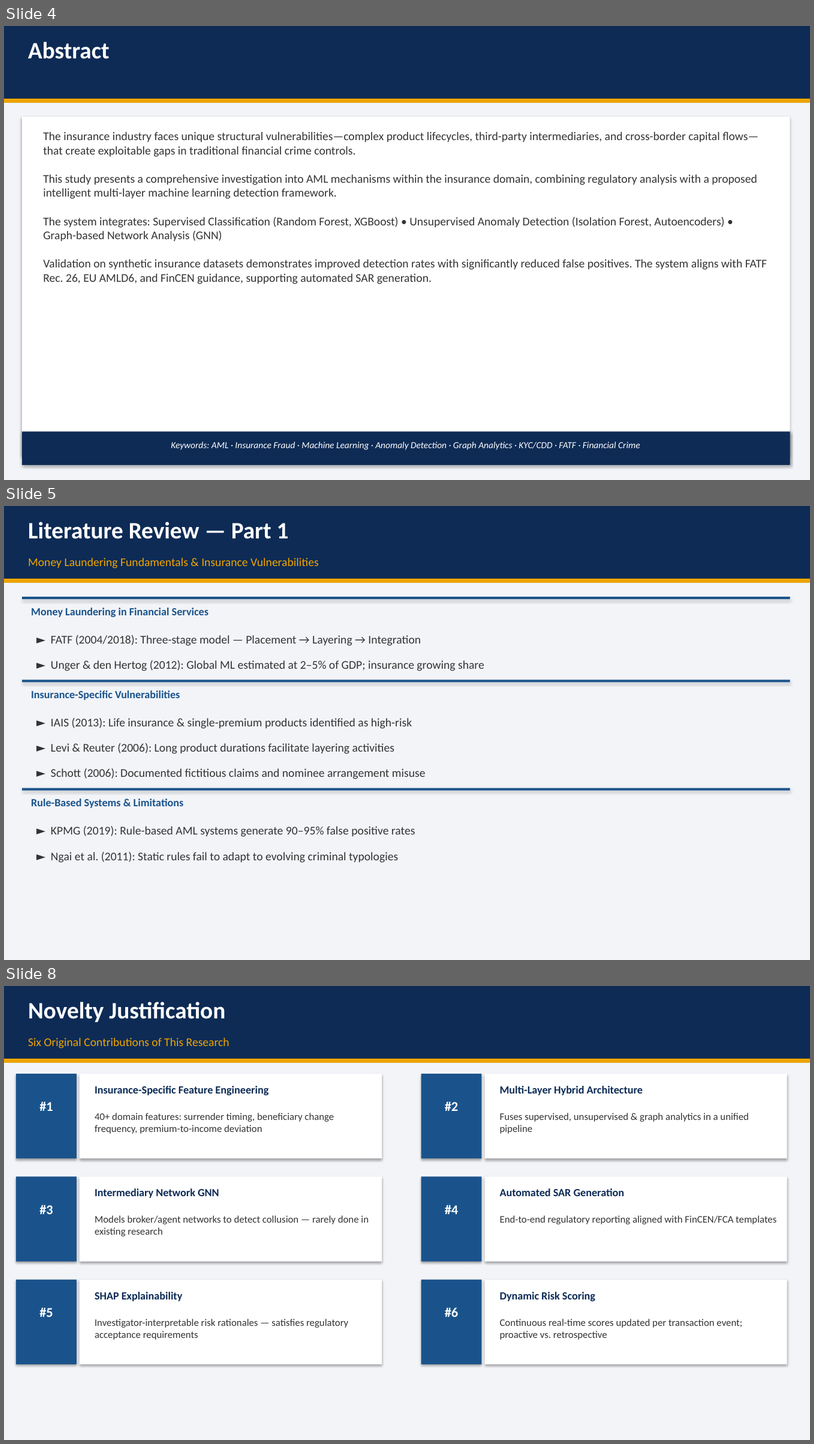
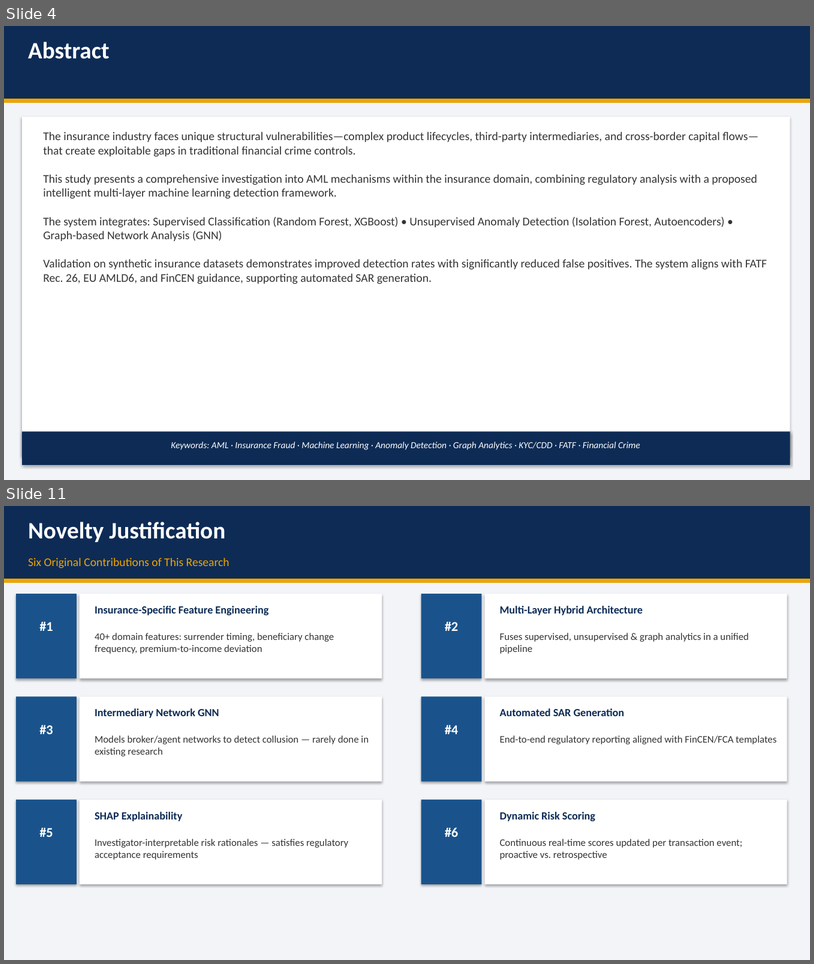
Before and after one commit to senthilsundars/hello-world, a slide deck: AML_Insurance_Presentation.pptx. Shown one above the other, each under a label of ours: slides 4, 5 and 8 before the commit, slides 4 and 11 after it; the slides between them are not shown. The pictures are 814x1444 and 814x964 pixels, drawn with LibreOffice and Linux fonts; fonts in the diff are those of the drawing. Boxes give left, top, right and bottom in pixels: in the first picture for what was removed or moved away, otherwise in the second. Text is boxed around its words. In the diff, an @@ line names an element or a change of style, - is before the commit and + after.

```diff
--- a/AML_Insurance_Presentation.pptx
+++ b/AML_Insurance_Presentation.pptx
@@ slide 5 removed at bbox=[4, 506, 810, 960], background #FFFFFF @@
@@ rectangle removed at bbox=[4, 506, 810, 579] @@
@@ text removed at bbox=[28, 522, 289, 539] @@
-Literature Review — Part 1
@@ text removed at bbox=[28, 558, 319, 568] @@
-Money Laundering Fundamentals & Insurance Vulnerabilities
@@ rectangle removed at bbox=[4, 579, 810, 583] @@
@@ rectangle removed at bbox=[4, 583, 810, 960] @@
@@ rectangle removed at bbox=[22, 597, 791, 599] @@
@@ text removed at bbox=[31, 607, 209, 617] @@
-Money Laundering in Financial Services
@@ text removed at bbox=[51, 635, 421, 646] @@
-► FATF (2004/2018): Three-stage model — Placement → Layering → Integration
@@ text removed at bbox=[51, 660, 485, 671] @@
-► Unger & den Hertog (2012): Global ML estimated at 2–5% of GDP; insurance growing share
@@ rectangle removed at bbox=[22, 679, 791, 682] @@
@@ text removed at bbox=[31, 690, 180, 700] @@
-Insurance-Specific Vulnerabilities
@@ text removed at bbox=[51, 718, 412, 729] @@
-► IAIS (2013): Life insurance & single-premium products identified as high-risk
@@ text removed at bbox=[51, 743, 395, 754] @@
-► Levi & Reuter (2006): Long product durations facilitate layering activities
@@ text removed at bbox=[51, 768, 426, 779] @@
-► Schott (2006): Documented fictitious claims and nominee arrangement misuse
@@ rectangle removed at bbox=[22, 788, 791, 790] @@
@@ text removed at bbox=[31, 798, 184, 808] @@
-Rule-Based Systems & Limitations
@@ text removed at bbox=[51, 826, 415, 837] @@
-► KPMG (2019): Rule-based AML systems generate 90–95% false positive rates
@@ text removed at bbox=[51, 852, 398, 862] @@
-► Ngai et al. (2011): Static rules fail to adapt to evolving criminal typologies
@@ what was slide 8 is now slide 11 @@
```
Also in this commit, not shown: 6 slides changed, 6 slides added, 2 other slides removed.
